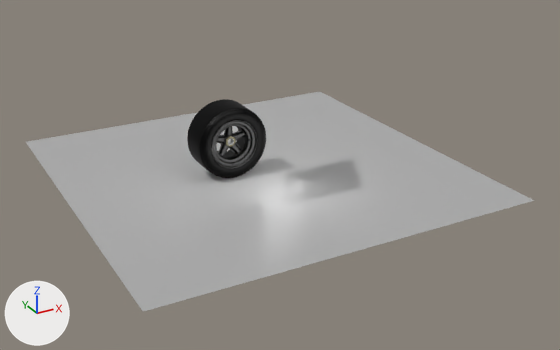
One commit to the Blender file jante.blend: the scene before it, then after it.
One viewpoint serves both versions: a 50 mm lens placed at (-29.8, -64.2, 27.3), pointed at (3.8, -3.1, -3.2). Arrows for +X, +Y and +Z are at lower left; the lights stay in place.

The first picture shows 'Pneu', 'Roue', 'Sol'.
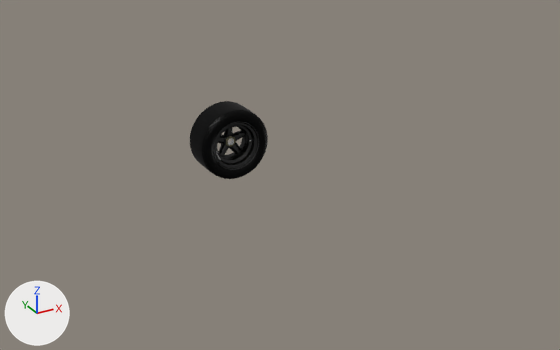
Where the newer file only moved an object's origin or applied its transform, the numbers keep the older frame.

Changed parts and their boxes (x1, y1, x2, y2) in the pictures (560 x 350 px):
'Sol', hidden
    before: (26, 92, 535, 312)
'Pneu', moved
    before: (187, 99, 266, 178)
    after: (190, 101, 268, 179)
'Roue', reshaped
    before: (211, 120, 257, 168)
    after: (213, 121, 259, 170)
part 1 of me_plane_008, deleted
    before: (225, 127, 242, 155)

The change, as a diff of the scene's bpy script:
```diff
--- a/jante.blend.py
+++ b/jante.blend.py
@@ mat_alubrillant @@
+mat_alubrillant = bpy.data.materials.new('AluBrillant')
+# nodes: BsdfAnisotropic, BsdfDiffuse, MixShader, OutputMaterial, RGB
+# colours: light grey #d9d9d9
@@ me_plane_008 @@
 # used by ob_roue; location = (1.82, -0.62, 0.0); rotation_euler = (-4.949, 4.712, 0.0), in degrees (-284, 270, 0); scale = (0.138, 0.138, 0.138)
-me_plane_008.from_pydata(...)  # 930 vertices, 835 faces; spans x -17.9..17.9, y -5.2..34.7, z -20.2..10.3
+me_plane_008.from_pydata(...)  # 600 vertices, 505 faces, 30 loose edges; spans x -17.9..17.9, y -5.9..28.9, z -7.6..13.2
+# me_plane_008 part 1: 330 vertices removed from x -17.9..17.9, y 0.0..34.7, z -20.2..-6.6
 me_plane_008.materials.append(mat_noirjante)
@@ me_plane_002 @@
 me_plane_002.from_pydata(...)  # 4 vertices, 1 face; spans x -1.0..1.0, y -1.0..1.0, z 0.0
-me_plane_002.materials.append(mat_material_002)
+me_plane_002.materials.append(mat_alubrillant)
@@ ob_pneu @@
 ob_pneu = bpy.data.objects.new('Pneu', me_plane_011)
-ob_pneu.location = (1.82, -0.62, 0.0)
+ob_pneu.location = (1.82, -1.05, 0.0)
 ob_pneu.rotation_euler = (-4.949, 4.712, 0.0)  # degrees (-284, 270, 0)
@@ ob_sol @@
 ob_sol.scale = (19.0, 19.0, 19.0)
+ob_sol.hide_set(True)  # its collection is switched off
```
